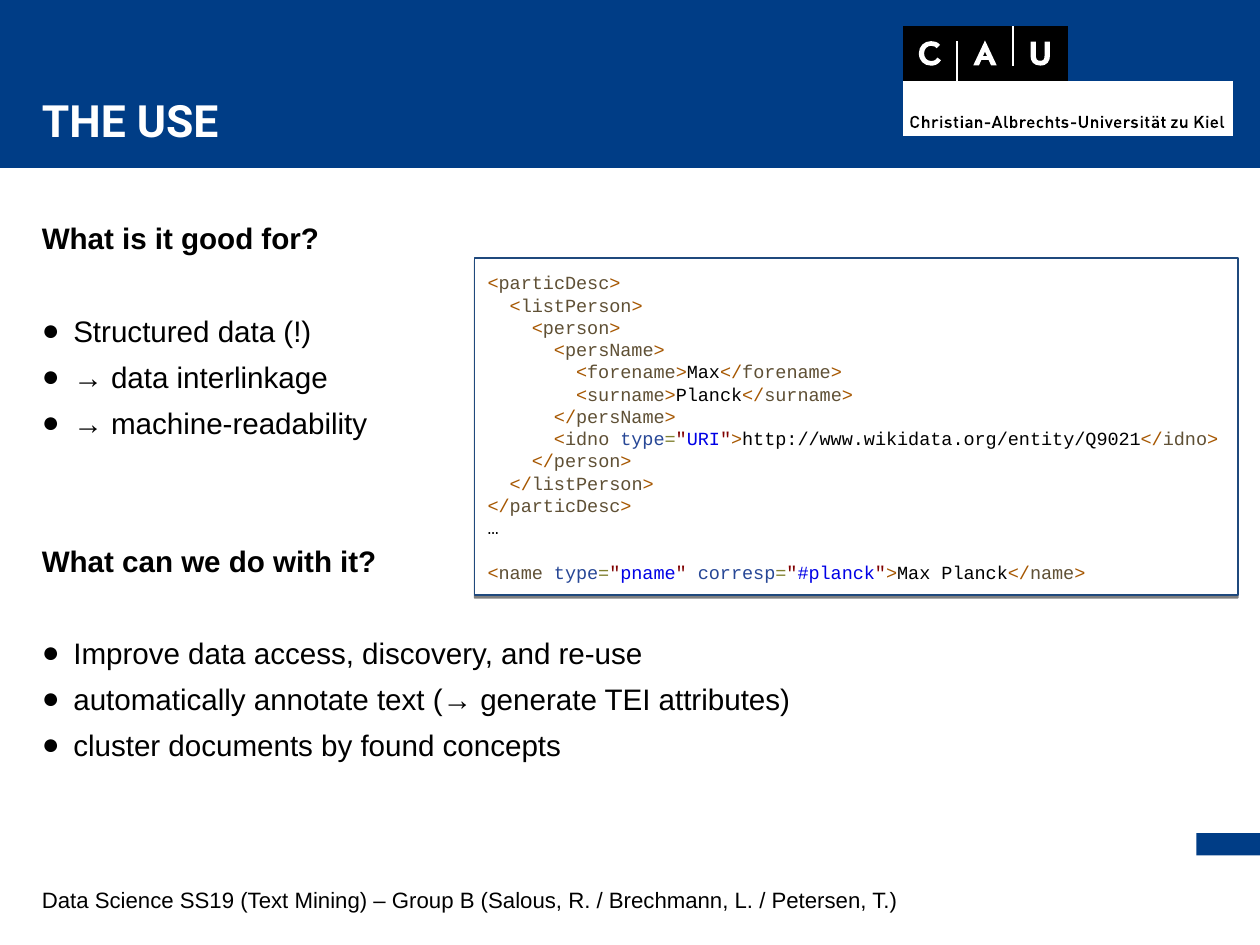
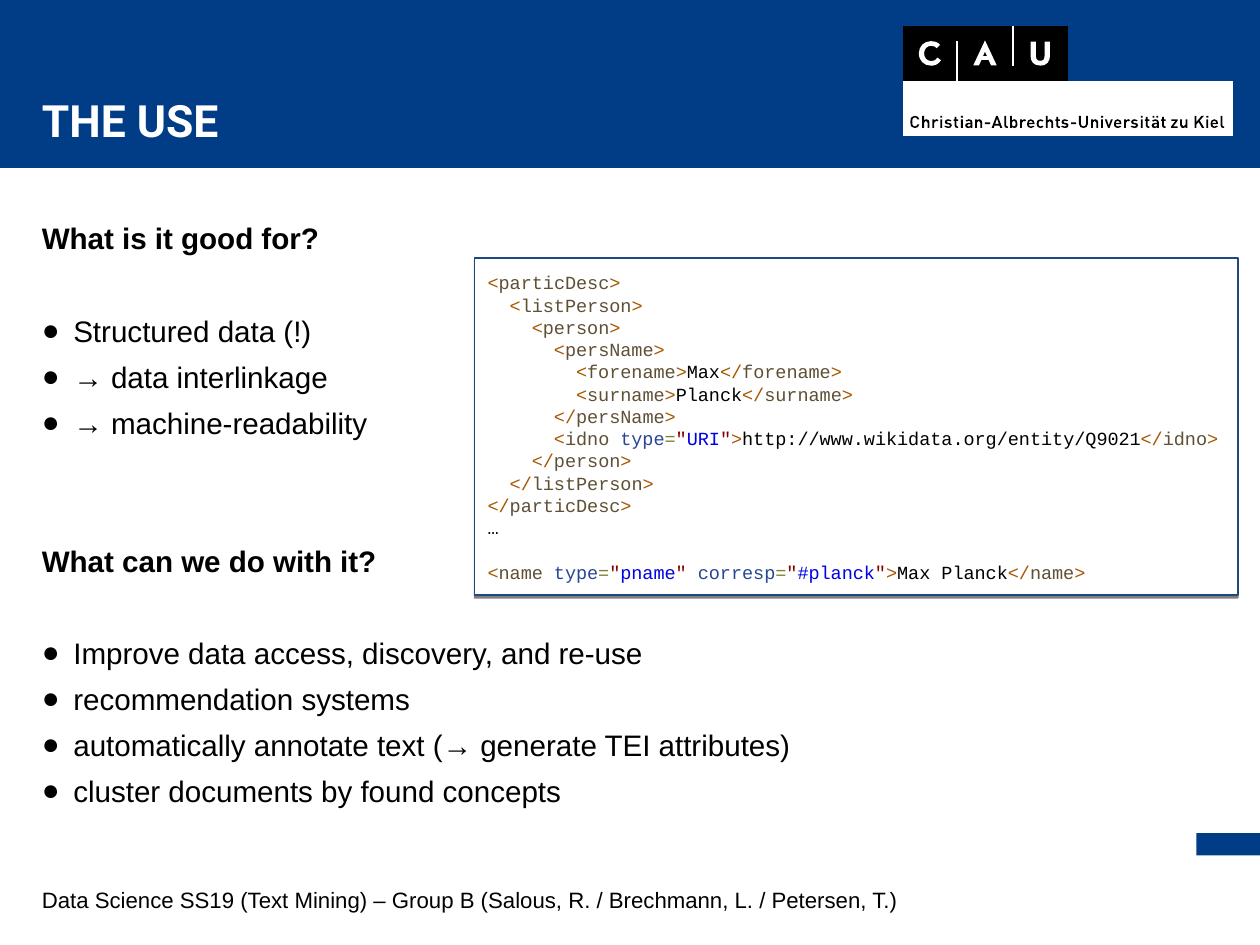
Before and after one commit to thorge/concept-ranking, a slide deck: slide 8 of presentation/pres.odp. Drawn at 1260x945 pixels with LibreOffice and Linux fonts; fonts in the diff are those of the drawing. Boxes give left, top, right and bottom in pixels: in the first picture for what was removed or moved away, otherwise in the second. Text is boxed around its words. In the diff, an @@ line names an element or a change of style, - is before the commit and + after.

```diff
--- a/presentation/pres.odp
+++ b/presentation/pres.odp
@@ text in free at box(73, 688, 410, 716): paragraph added @@
+● recommendation systems
```
Also in this commit, not shown: 4 other slides changed.
